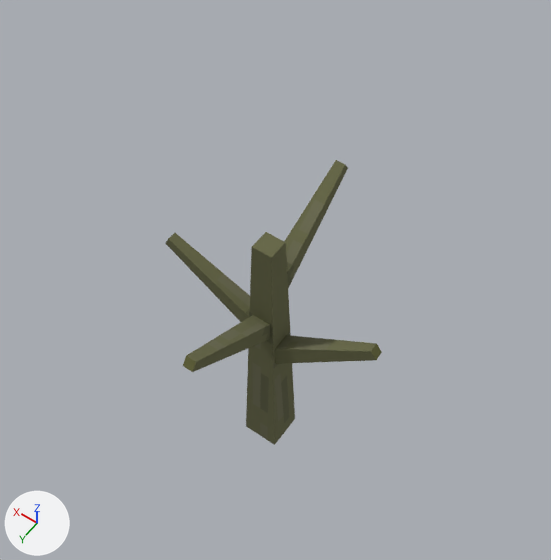
One commit to the glTF model assets/models/tree.gltf: the scene before it, then after it.
Before and after are seen from a 50 mm lens placed at (-1.51, 2.06, 4.91), pointed at (0.05, -0.12, 1.48). Every picture has the same lights, and +X, +Y and +Z are marked at lower left. The first picture is the older version. Where no turn or scale is listed for an object, it has been applied to the vertices.

Names of what the first picture shows: 'branch_1', 'branch_2', 'branch_3', 'branch_3.001', 'trunk'.
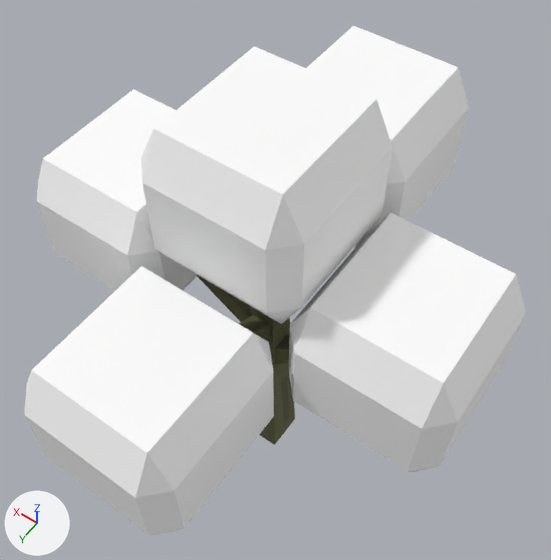
The newer file is also rescaled (x4.0) as a whole; pictures and numbers use the older file's frame.

Boxes (x1, y1, x2, y2) around the edits, measured in the pictures (551 x 560 px):
'leaves_1', added
    after: (141, 46, 393, 324)
'leaves_5', added
    after: (24, 266, 274, 536)
'leaves_3', added
    after: (289, 213, 526, 472)
'leaves_4', added
    after: (37, 89, 197, 291)
'leaves_2', added
    after: (306, 26, 469, 246)
'trunk', unchanged, covered by the edit
    before: (246, 232, 295, 445)
    after: (249, 306, 295, 445)
'branch_2', unchanged, covered by the edit
    before: (284, 160, 348, 288)
'branch_3.001', unchanged, covered by the edit
    before: (275, 335, 382, 364)
    after: (275, 335, 290, 364)
'branch_3', unchanged, covered by the edit
    before: (166, 233, 250, 322)
    after: (197, 275, 250, 322)

The change, as a list of edits to the scene's bpy script:
```text
Add mat_material_1:
    mat_material_1 = principled_material('Material_1')
    mat_material_1.base_color = (1.0, 1.0, 1.0)  # white #ffffff
    mat_material_1.roughness = 1.0
Add me_mesh_9:
    me_mesh_9.from_pydata(...)  # 24 vertices, 44 faces; spans x -0.438..0.438, y -0.469..0.469, z -0.188..0.688
    me_mesh_9.materials.append(mat_material_1)  # white #ffffff
Add me_mesh_5:
    me_mesh_5.from_pydata(...)  # 24 vertices, 44 faces; spans x -0.438..0.438, y -0.469..0.469, z -0.188..0.688
    me_mesh_5.materials.append(mat_material_1)  # white #ffffff
Add ob_leaves_5:
    ob_leaves_5 = bpy.data.objects.new('leaves_5', me_mesh_9)
    ob_leaves_5.location = (0.0, 0.92, 1.411)
Add ob_leaves_4:
    ob_leaves_4 = bpy.data.objects.new('leaves_4', me_mesh_9.copy())
    ob_leaves_4.location = (0.872, 0.0, 1.459)
Add ob_leaves_3:
    ob_leaves_3 = bpy.data.objects.new('leaves_3', me_mesh_9.copy())
    ob_leaves_3.location = (-0.814, 0.0, 1.483)
Add ob_leaves_2:
    ob_leaves_2 = bpy.data.objects.new('leaves_2', me_mesh_9.copy())
    ob_leaves_2.location = (0.0, -0.923, 1.709)
Add ob_leaves_1:
    ob_leaves_1 = bpy.data.objects.new('leaves_1', me_mesh_5)
    ob_leaves_1.location = (0.0, 0.0, 2.1)
```
